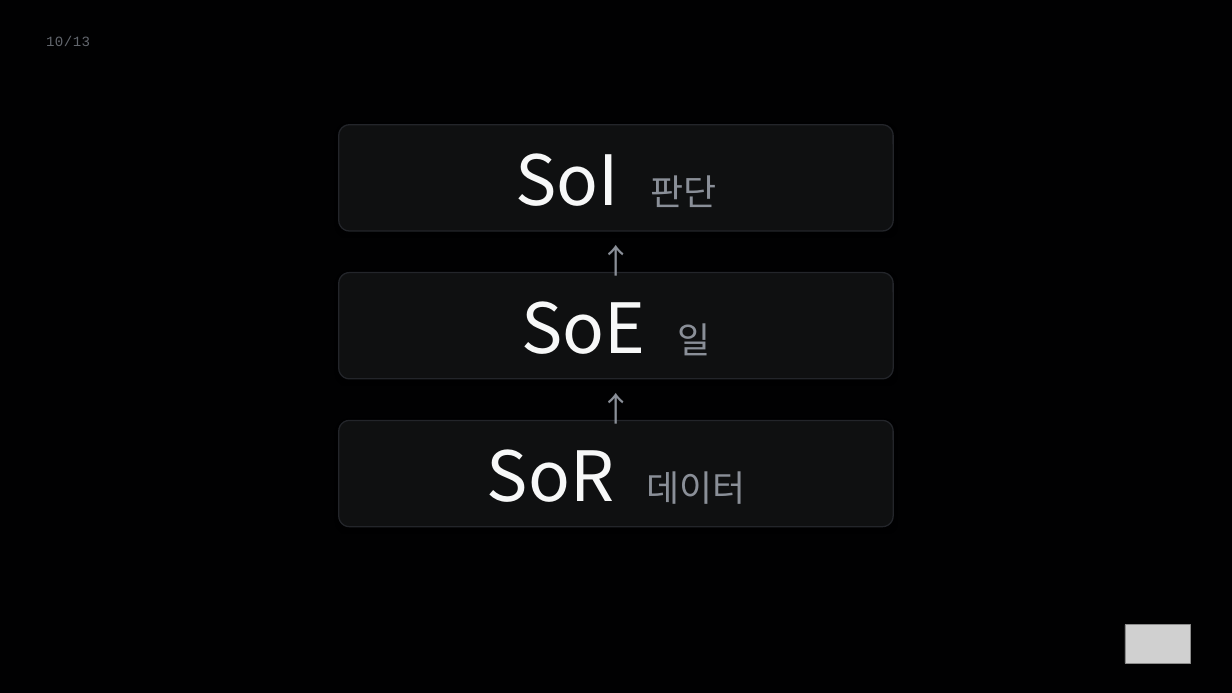
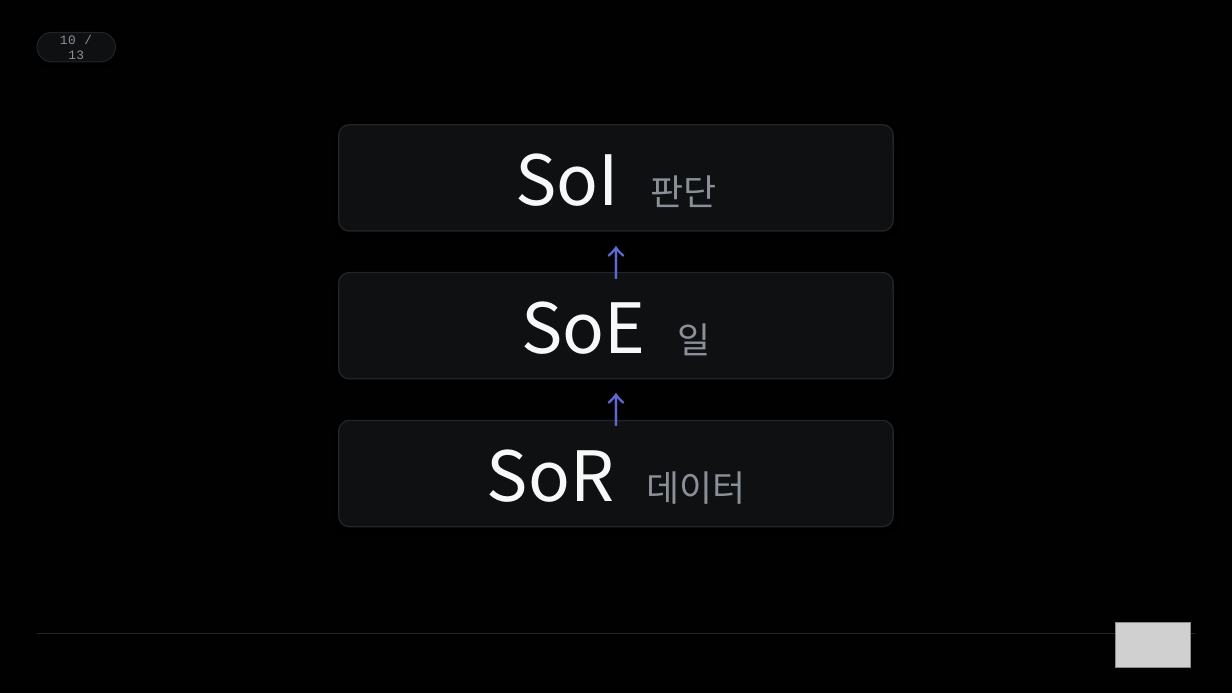
Before and after one commit to ssodcompany/edu-agent, a slide deck: slide 10 of lectures/03_sor_framework/BNI_SoR_v10.pptx. Drawn at 1232x693 pixels with LibreOffice and Linux fonts; fonts in the diff are those of the drawing; grey boxes stand for pictures. Boxes give left, top, right and bottom in pixels: in the first picture for what was removed or moved away, otherwise in the second. Text is boxed around its words. In the diff, an @@ line names an element or a change of style, - is before the commit and + after.

```diff
--- a/lectures/03_sor_framework/BNI_SoR_v10.pptx
+++ b/lectures/03_sor_framework/BNI_SoR_v10.pptx
@@ rounded rectangle "10 / 13": place and size @@
-rounded rectangle "10 / 13" at (46, 36, 90, 46)
+rounded rectangle "10 / 13" at (37, 32, 116, 62)
@@ rounded rectangle "10 / 13" at (37, 32, 116, 62): vertical alignment top to middle; fill none to #0F1011; outline none to #23252A 0.75 pt; shadow on @@
@@ text in rounded rectangle at (60, 35, 84, 59): text changed; size 11 to 10 pt; text colour #62666D to #8A8F98 @@
-10/13
+10 / 13
@@ text "↑" at (339, 236, 894, 268): size 26 to 28 pt, text colour #8A8F98 to #5E6AD2 @@
@@ text "↑" at (339, 384, 894, 416): size 26 to 28 pt, text colour #8A8F98 to #5E6AD2 @@
@@ picture: place and size @@
-picture at (1126, 625, 1191, 664)
+picture at (1116, 623, 1190, 667)
@@ line added from (37, 633) to (1195, 633), #23252A 0.5 pt @@
```
Also in this commit, not shown: 10 other slides changed, 2 other files.
